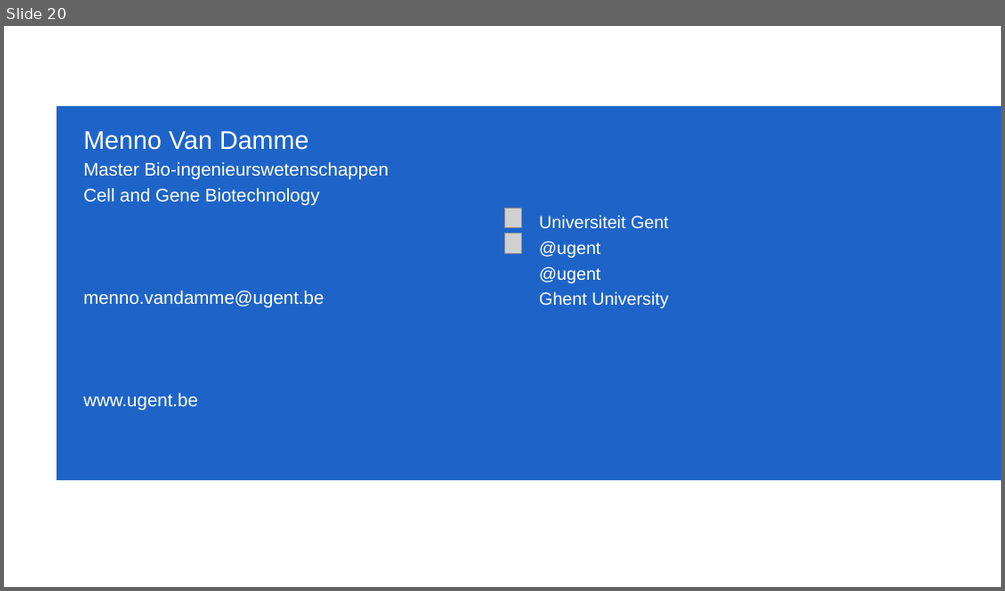
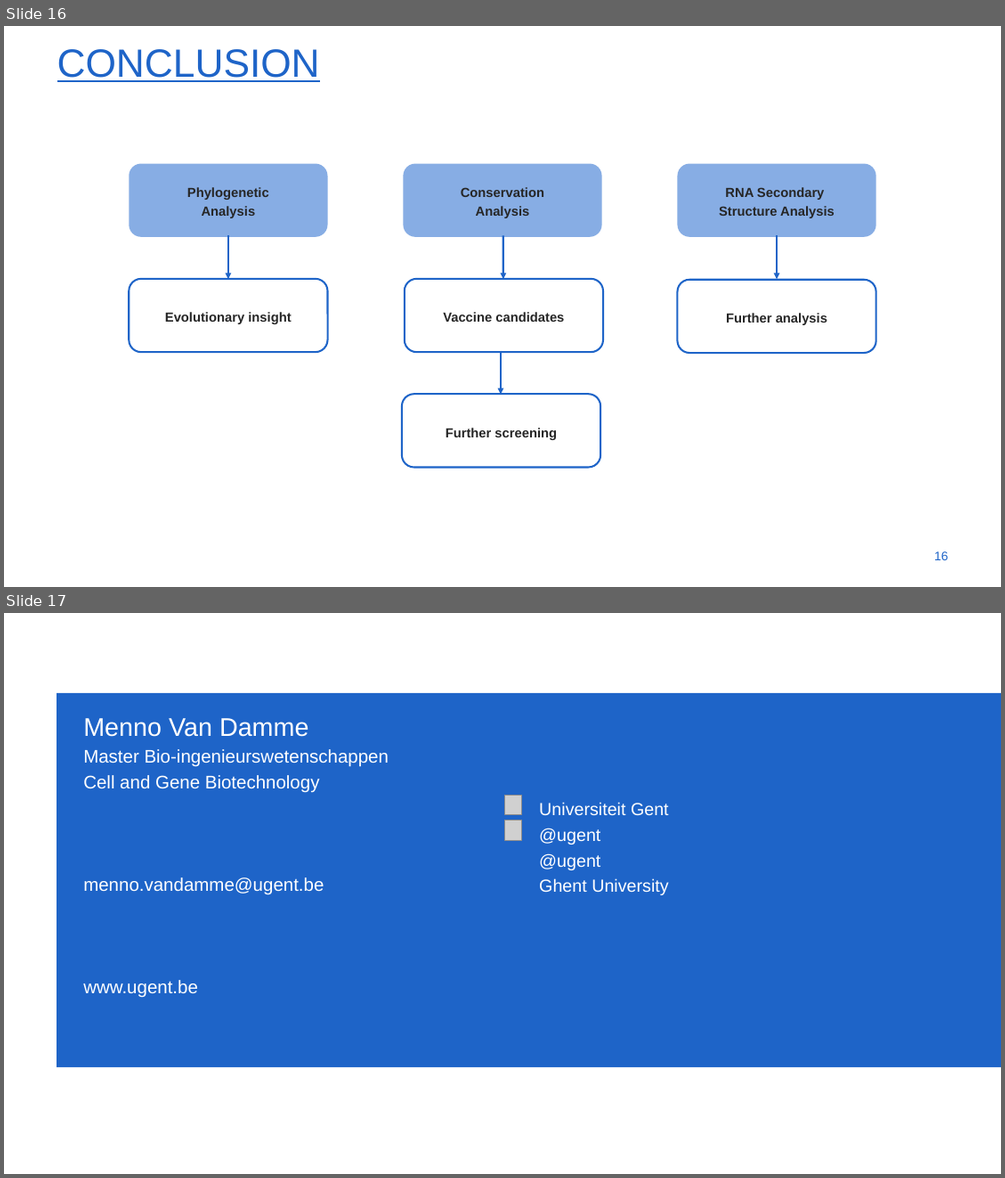
Before and after one commit to menvdamm/MScThesis, a slide deck: Masterthesis_Menno_Van_Damme.pptx. Shown one above the other, each under a label of ours: slide 20 before the commit, slides 16 and 17 after it. The pictures are 1005x591 and 1005x1178 pixels, drawn with LibreOffice and Linux fonts; fonts in the diff are those of the drawing; grey boxes stand for pictures; background and template pictures are left out. Boxes give left, top, right and bottom in pixels: in the first picture for what was removed or moved away, otherwise in the second. Text is boxed around its words. In the diff, an @@ line names an element or a change of style, - is before the commit and + after.

```diff
--- a/Masterthesis_Menno_Van_Damme.pptx
+++ b/Masterthesis_Menno_Van_Damme.pptx
@@ slide 16 added at [4,26,1001,587], background #FFFFFF @@
@@ title added at [57,49,320,82], 54 pt, text #1E64C8, underline @@
+CONCLUSION
@@ rounded rectangle added at [129,164,327,237], fill #87ADE4, 18 pt, text #262626, bold @@
+Phylogenetic
+Analysis
@@ rounded rectangle added at [403,164,602,237], fill #87ADE4, 18 pt, text #262626, bold @@
+Conservation
+Analysis
@@ rounded rectangle added at [678,164,876,237], fill #87ADE4, 18 pt, text #262626, bold @@
+RNA Secondary
+Structure Analysis
@@ arrow added from (228, 235) to (228, 279), #1E64C8 2.75 pt @@
@@ arrow added from (503, 235) to (503, 279), #1E64C8 2.75 pt @@
@@ arrow added from (777, 235) to (777, 279), #1E64C8 2.75 pt @@
@@ rounded rectangle added at [129,279,327,352], outline #1E64C8 2.5 pt, 18 pt, text #262626, bold @@
+Evolutionary insight
@@ rounded rectangle added at [404,279,603,352], outline #1E64C8 2.5 pt, 18 pt, text #262626, bold @@
+Vaccine candidates
@@ rounded rectangle added at [678,280,876,353], outline #1E64C8 2.5 pt, 18 pt, text #262626, bold @@
+Further analysis
@@ arrow added from (501, 350) to (501, 394), #1E64C8 2.75 pt @@
@@ rounded rectangle added at [402,394,600,467], outline #1E64C8 2.5 pt, 18 pt, text #262626, bold @@
+Further screening
@@ page number added at [934,551,948,560], 17.1 pt, text #1E64C8 @@
+16
@@ what was slide 20 is now slide 17 @@
```
Also in this commit, not shown: 7 slides changed, 7 other slides added, 11 slides removed.
